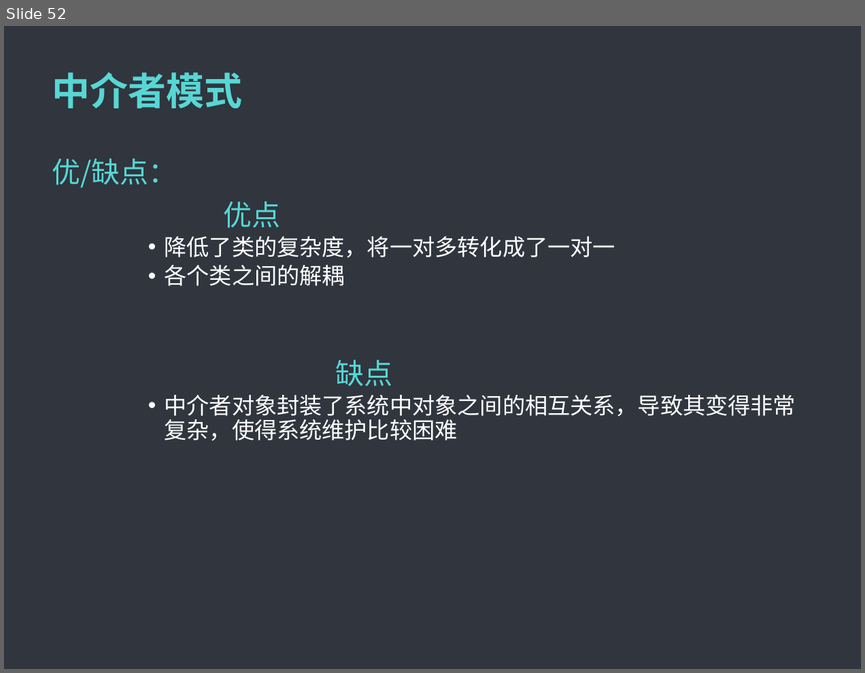
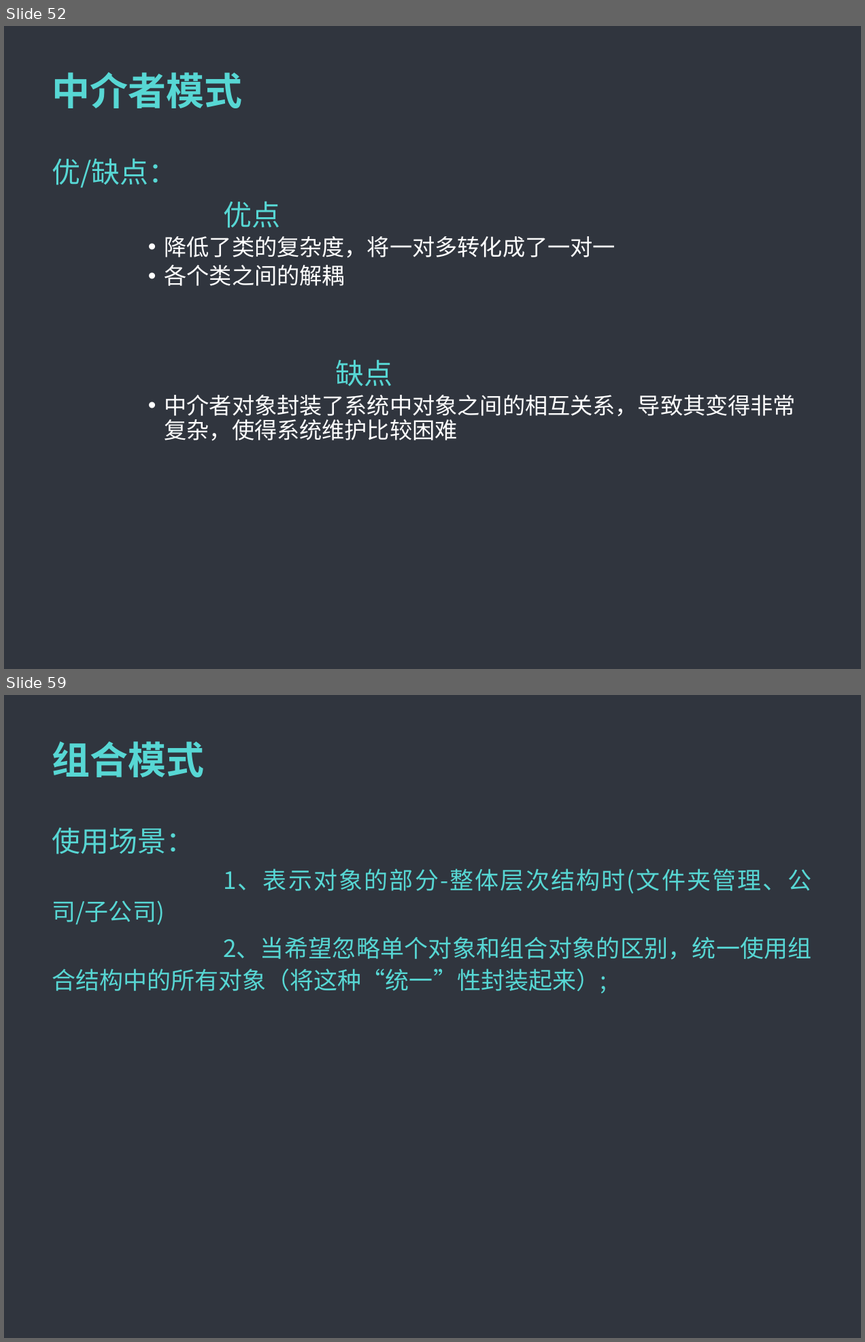
Before and after one commit to MintLy/JavaDesignMode, a slide deck: DesignMode.ppt. Shown one above the other, each under a label of ours: slide 52 before the commit, slides 52 and 59 after it; the slides between them are not shown. The pictures are 865x673 and 865x1342 pixels, drawn with LibreOffice and Linux fonts; fonts in the diff are those of the drawing; background and template pictures are left out. Boxes give left, top, right and bottom in pixels: in the first picture for what was removed or moved away, otherwise in the second. Text is boxed around its words. In the diff, an @@ line names an element or a change of style, - is before the commit and + after.

```diff
--- a/DesignMode.ppt
+++ b/DesignMode.ppt
@@ slide 59 added at <box>4,695,861,1338</box>, background #5F5F5F; not listed: 1 template element that a slide beside it also shows @@
@@ title added at <box>52,741,204,777</box>, 32 pt, text #57D7D4, bold @@
+组合模式
@@ text added at <box>52,828,812,994</box>, 20 pt, text #57D7D4 @@
+使用场景：
+1、表示对象的部分-整体层次结构时(文件夹管理、公司/子公司)
+2、当希望忽略单个对象和组合对象的区别，统一使用组合结构中的所有对象（将这种“统一”性封装起来）;
```
Also in this commit, not shown: 28 other slides added, 26 other files.
